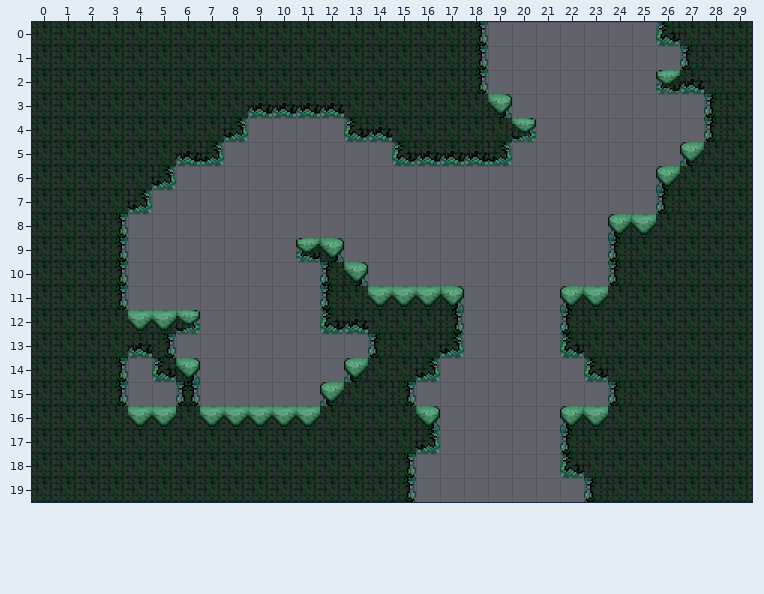
A Tiled map gets an edit: captain_brinetooth/Assets/maps/level_starts0/NStile7.tmx. Above is the file before it was changed.
Cells are 64x64 px. Shown: x 0..29, y 0..19.
After the commit:
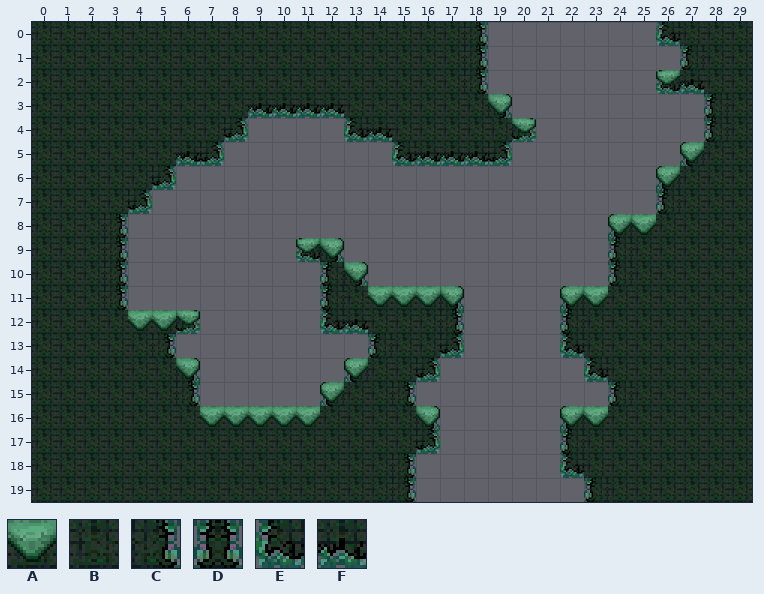
Key: from "level0": A 1, B 5, C 6, D 7, E 8, F 9.
_ is an empty cell.
Tiles replaced or removed in this view: A, C, D, E, F.
Difference:
Changed rows in their new state; . is an unchanged cell.
Layer "tiles":
first column x 3:
13 .B..
14 BBB.
15 BBBC
16 .BB.
Pixel boxes of the changes (left, top, right, bottom) in both pictures:
changed: (104, 343, 188, 427)
